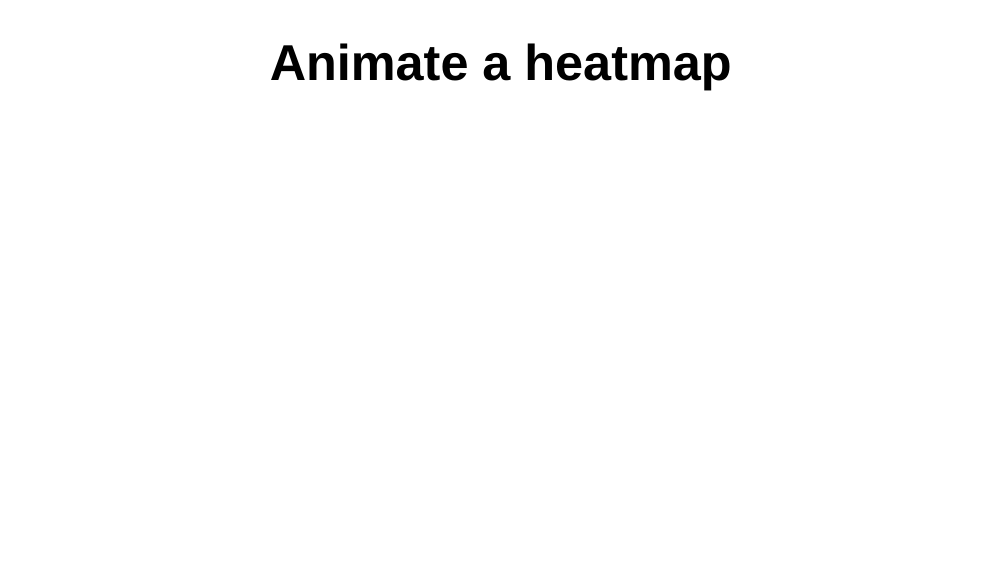
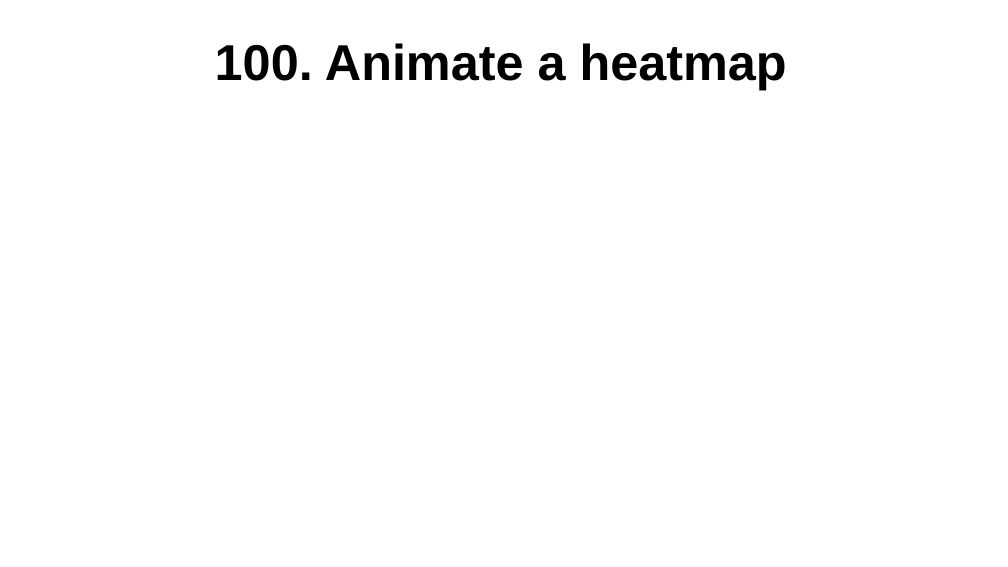
Before and after one commit to crosscompute/analytical-tutorials, a slide deck: slide 23 of slides/CrossDisciplinaryAnalyticsWithPython.odp (slide 22 before the commit). Drawn at 1008x567 pixels with LibreOffice and Linux fonts; fonts in the diff are those of the drawing. Boxes give left, top, right and bottom in pixels: in the first picture for what was removed or moved away, otherwise in the second. Text is boxed around its words. In the diff, an @@ line names an element or a change of style, - is before the commit and + after.

```diff
--- a/slides/CrossDisciplinaryAnalyticsWithPython.odp
+++ b/slides/CrossDisciplinaryAnalyticsWithPython.odp
@@ title at bbox=[215, 43, 787, 90]: text changed @@
-Animate a heatmap
+100. Animate a heatmap
```
Also in this commit, not shown: 1 other slide changed, 1 slide added, 9 other files.
